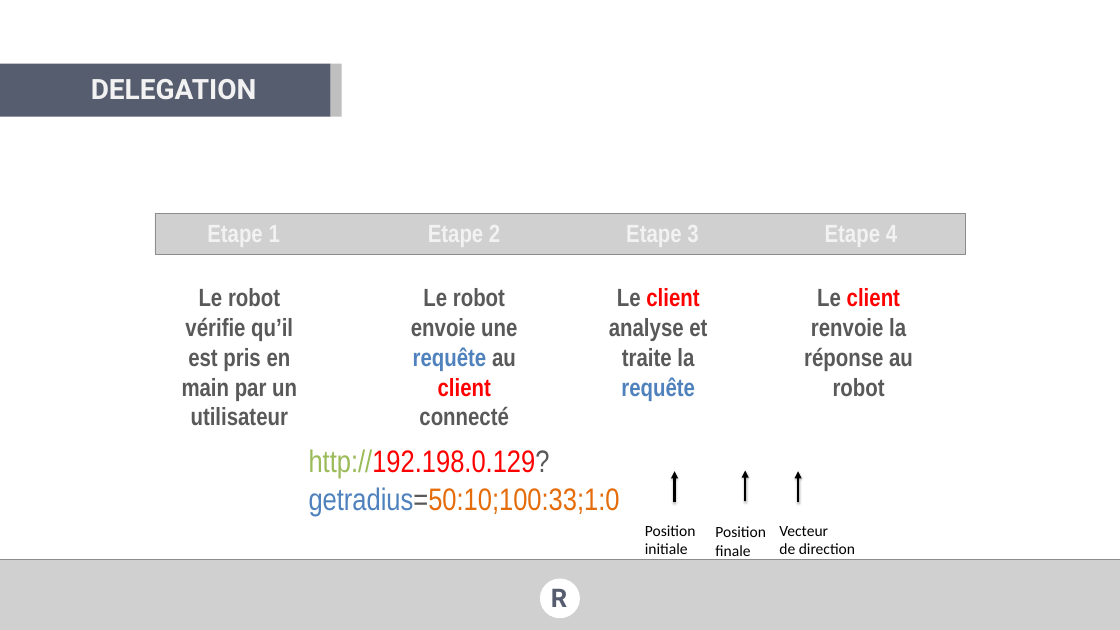
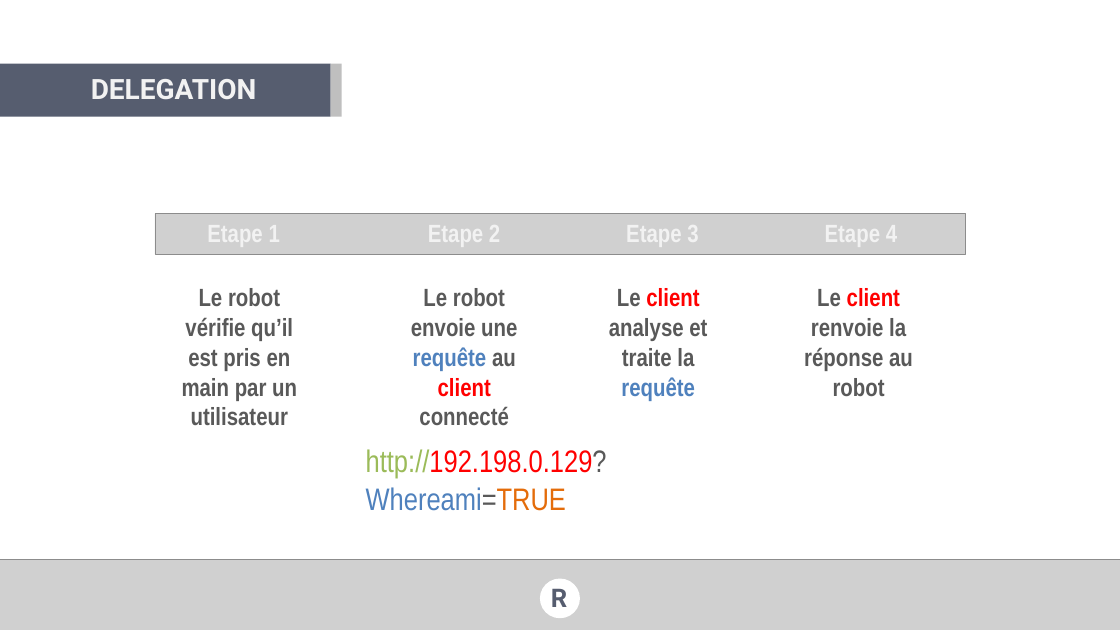
Before and after one commit to val92130/RSmart, a slide deck: slide 23 of Docs/Forum PI/RSmart presentation forum PI .pptx (slide 28 before the commit). Drawn at 1120x630 pixels with LibreOffice and Linux fonts; fonts in the diff are those of the drawing; grey boxes stand for pictures; background and template pictures are left out. Boxes give left, top, right and bottom in pixels: in the first picture for what was removed or moved away, otherwise in the second. Text is boxed around its words. In the diff, an @@ line names an element or a change of style, - is before the commit and + after.

```diff
--- a/Docs/Forum PI/RSmart presentation forum PI .pptx
+++ b/Docs/Forum PI/RSmart presentation forum PI .pptx
@@ text at [366,449,607,511]: text changed; text colour #E46C0A to #FF0000 @@
-http://192.198.0.129?getradius=50:10;100:33;1:0
+http://192.198.0.129?Whereami=TRUE
@@ arrow removed from (675, 502) to (675, 472) @@
@@ arrow removed from (745, 502) to (745, 471) @@
@@ arrow removed from (798, 502) to (798, 472) @@
@@ text removed at [645,525,696,554] @@
-Position initiale
@@ text removed at [715,526,766,560] @@
-Position finale
@@ text removed at [779,526,855,554] @@
-Vecteur
-de direction
```
Also in this commit, not shown: 3 other slides changed, 12 other files.
